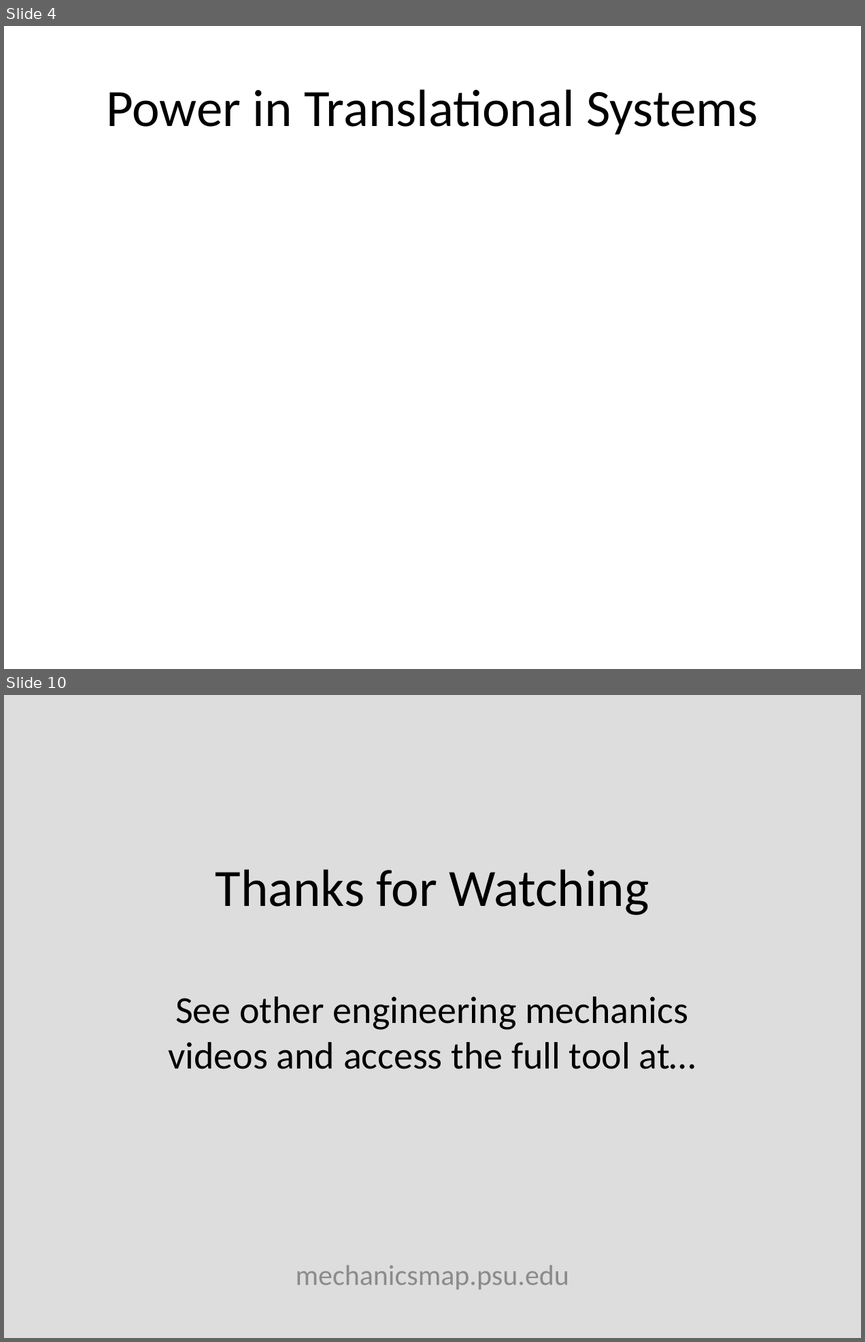
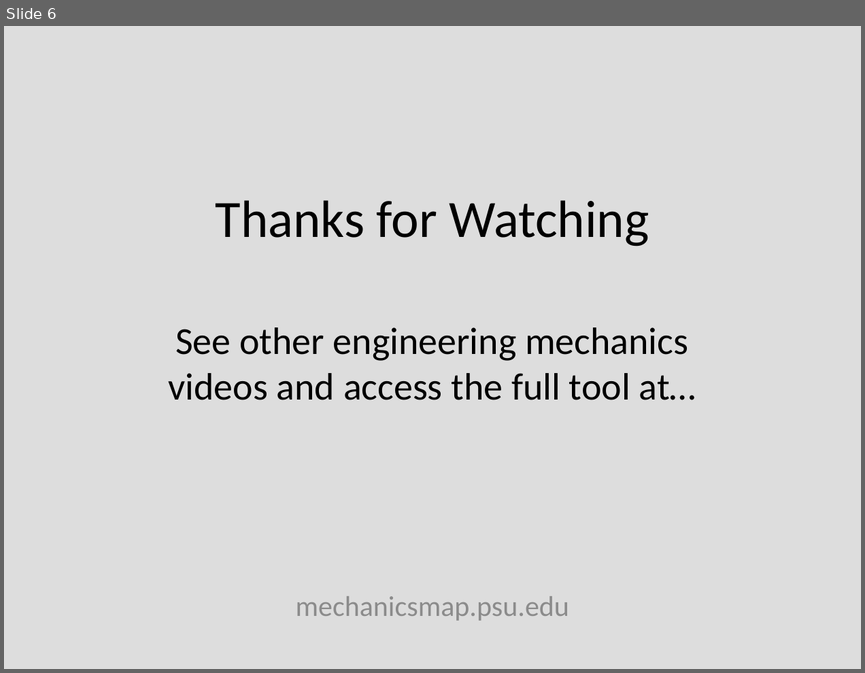
Before and after one commit to JacobMoore/mechanics_textbook, a slide deck: Lecture Slides/VideoLectureSlides/14.4.pptx. Shown one above the other, each under a label of ours: slides 4 and 10 before the commit, slide 6 after it; the slides between them are not shown. The pictures are 865x1342 and 865x673 pixels, drawn with LibreOffice and Linux fonts; fonts in the diff are those of the drawing; grey boxes stand for pictures; background and template pictures are left out. Boxes give left, top, right and bottom in pixels: in the first picture for what was removed or moved away, otherwise in the second. Text is boxed around its words. In the diff, an @@ line names an element or a change of style, - is before the commit and + after.

```diff
--- a/Lecture Slides/VideoLectureSlides/14.4.pptx
+++ b/Lecture Slides/VideoLectureSlides/14.4.pptx
@@ slide 4 removed at box(4, 26, 861, 669), background #FFFFFF @@
@@ title removed at box(106, 89, 758, 135) @@
-Power in Translational Systems
@@ what was slide 10 is now slide 6 @@
```
Also in this commit, not shown: 1 slide changed, 6 slides added, 10 other slides removed, 37 other files.
